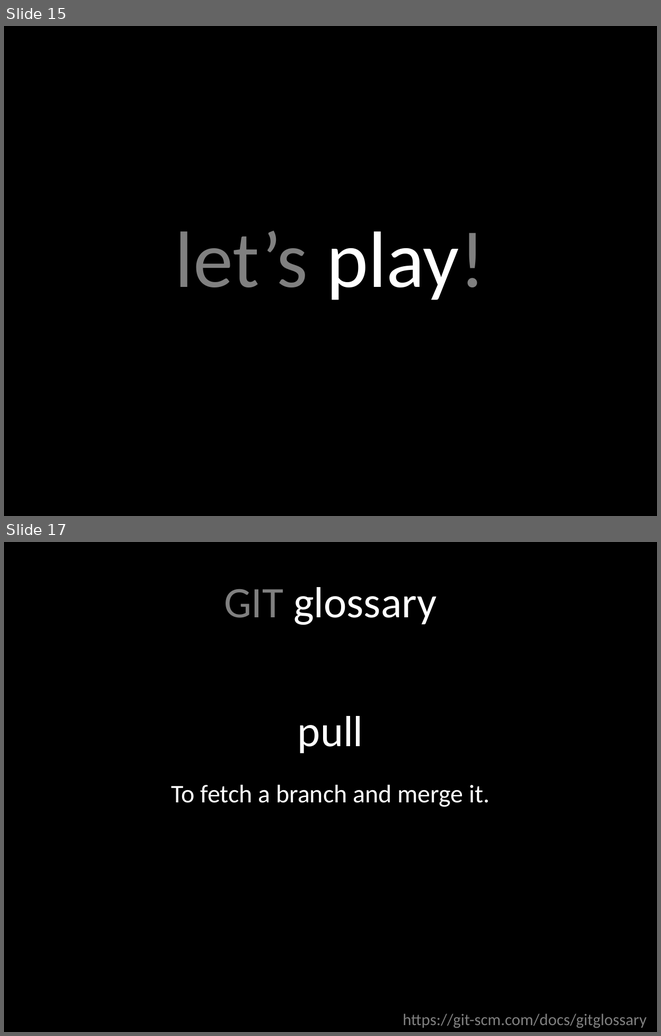
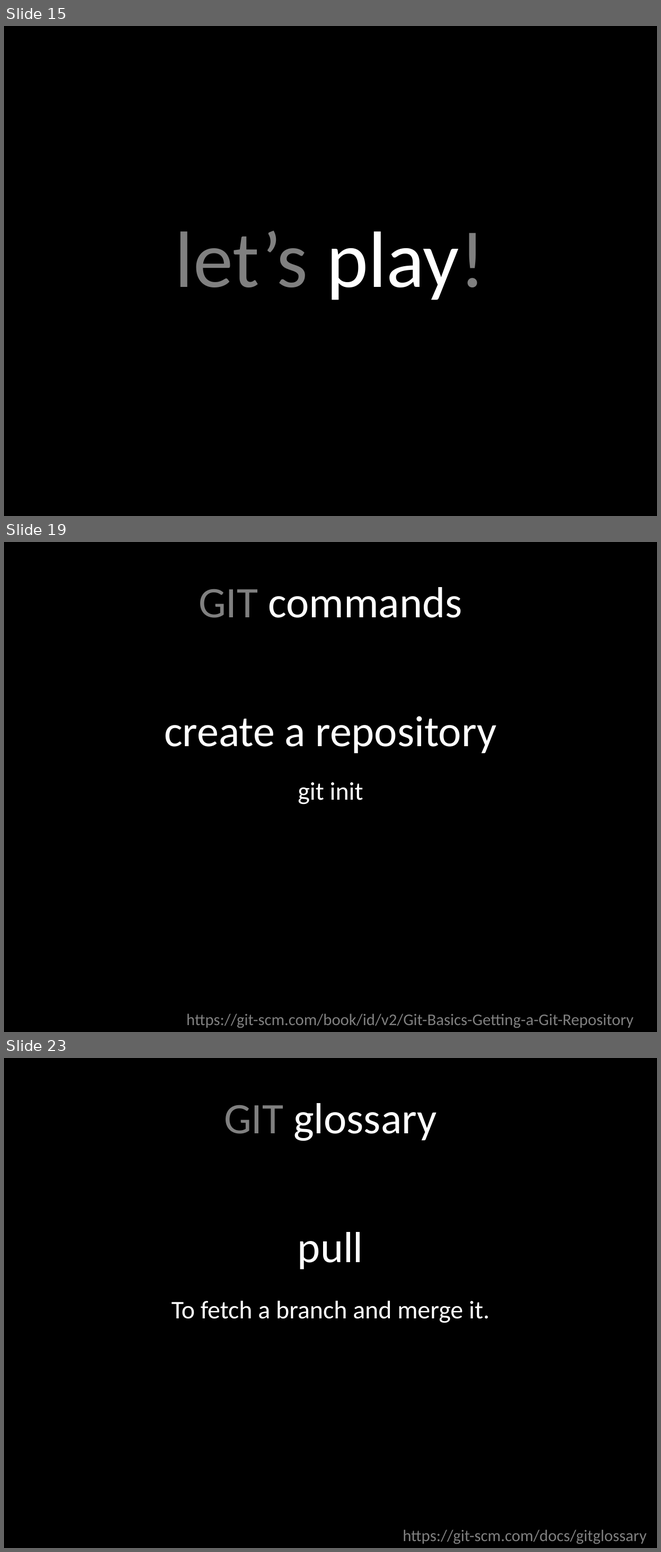
Before and after one commit to rocboronat/from-cvs-to-git, a slide deck: From CVS to GIT.pptx. Shown one above the other, each under a label of ours: slides 15 and 17 before the commit, slides 15, 19 and 23 after it; the slides between them are not shown. The pictures are 661x1036 and 661x1552 pixels, drawn with LibreOffice and Linux fonts; fonts in the diff are those of the drawing. Boxes give left, top, right and bottom in pixels: in the first picture for what was removed or moved away, otherwise in the second. Text is boxed around its words. In the diff, an @@ line names an element or a change of style, - is before the commit and + after.

Commit message:
Add more git commands to play with

```diff
--- a/From CVS to GIT.pptx
+++ b/From CVS to GIT.pptx
@@ slide 19 added at [4,542,657,1032], background #000000 @@
@@ text added at [199,587,462,618], 48 pt, text #FFFFFF @@
+GIT commands
@@ text added at [164,716,497,753], 48 pt, text #FFFFFF @@
+create a repository
@@ text added at [298,782,363,804], 28 pt, text #FFFFFF @@
+git init
@@ text added at [186,1013,634,1027], 18 pt, text #808080 @@
+https://git-scm.com/book/id/v2/Git-Basics-Getting-a-Git-Repository
@@ what was slide 17 is now slide 23 @@
```
Also in this commit, not shown: 1 slide changed, 5 other slides added.
